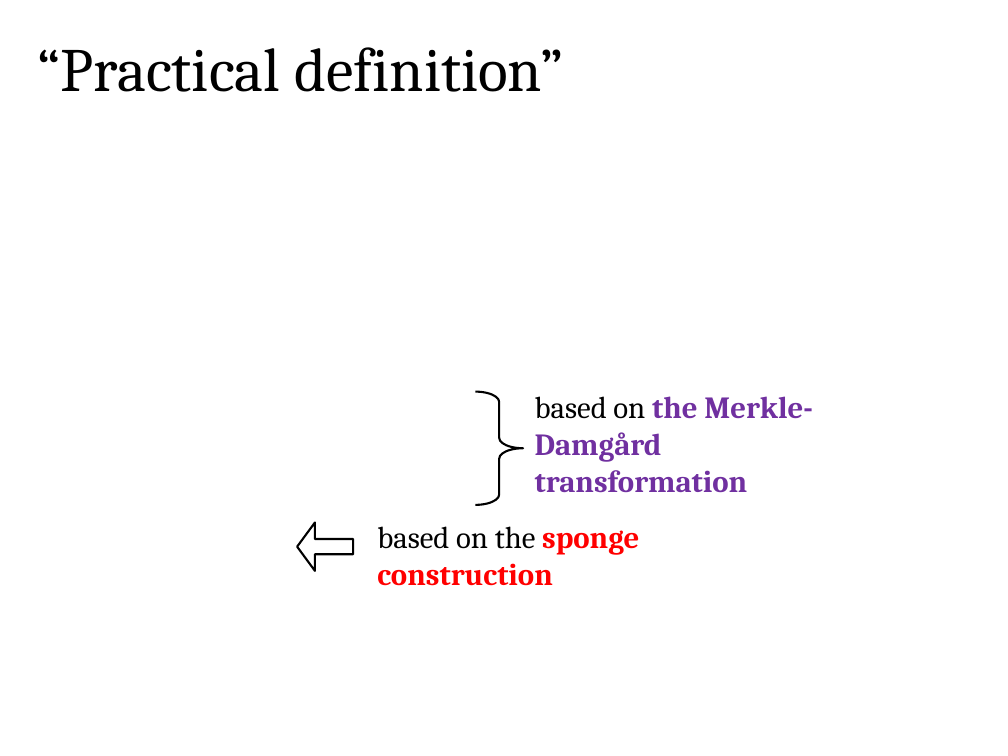
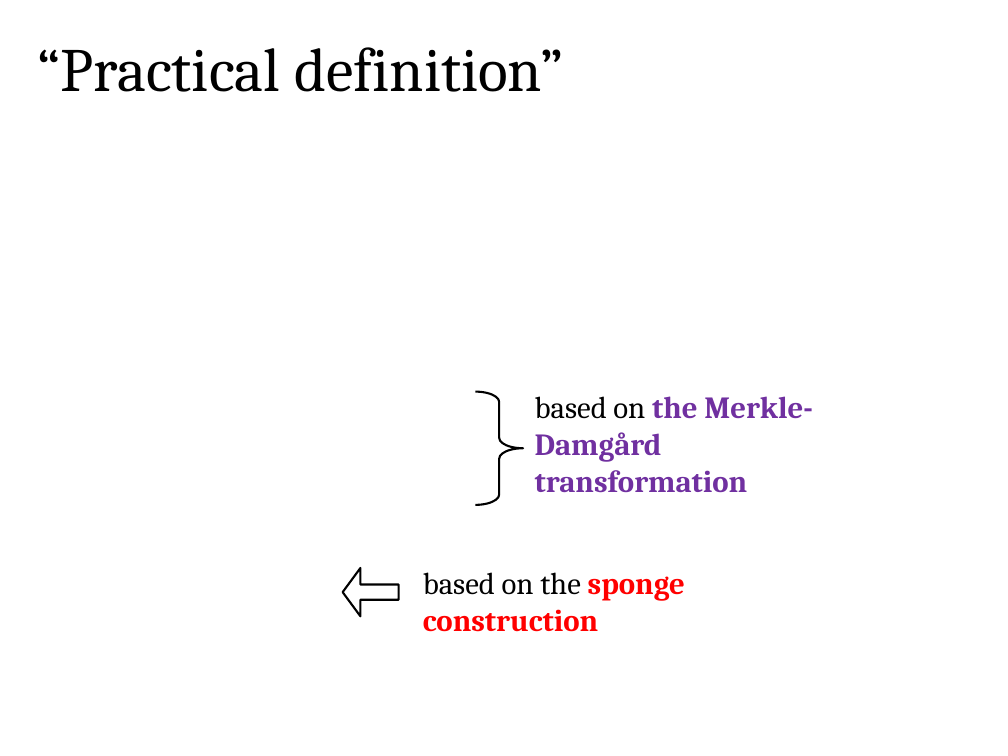
Before and after one commit to sdziembowski/cryptography-I-2025, a slide deck: slide 10 of Slides/chapter03.pptx. Drawn at 1008x756 pixels with LibreOffice and Linux fonts; fonts in the diff are those of the drawing; grey boxes stand for pictures. Boxes give left, top, right and bottom in pixels: in the first picture for what was removed or moved away, otherwise in the second. Text is boxed around its words. In the diff, an @@ line names an element or a change of style, - is before the commit and + after.

```diff
--- a/Slides/chapter03.pptx
+++ b/Slides/chapter03.pptx
@@ left arrow moved from (x1=297, y1=522, x2=354, y2=571) to (x1=343, y1=569, x2=399, y2=617) @@
@@ text "based on the sponge construction" moved from (x1=377, y1=526, x2=639, y2=586) to (x1=423, y1=572, x2=685, y2=632) @@
```
Also in this commit, not shown: 2 other slides changed.
